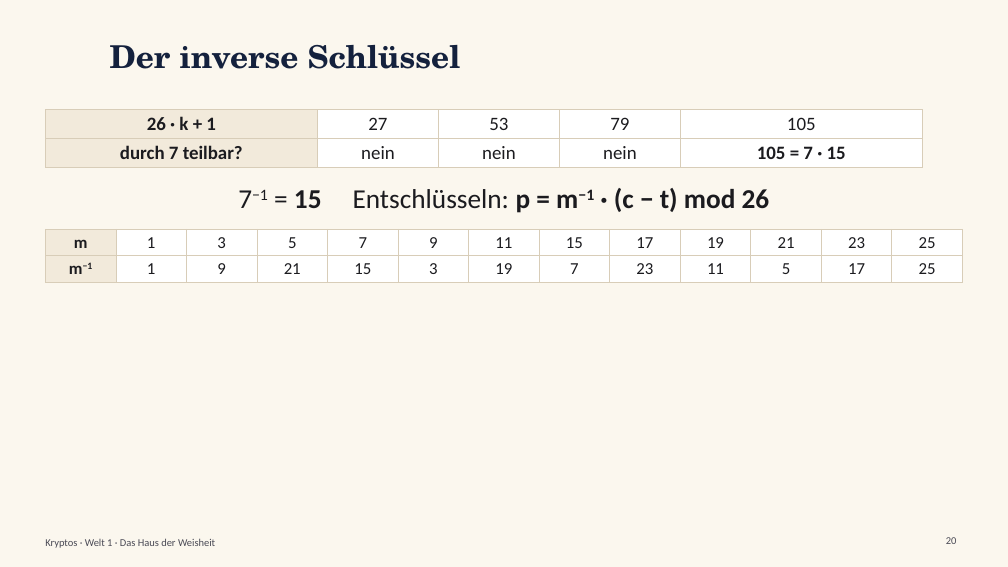
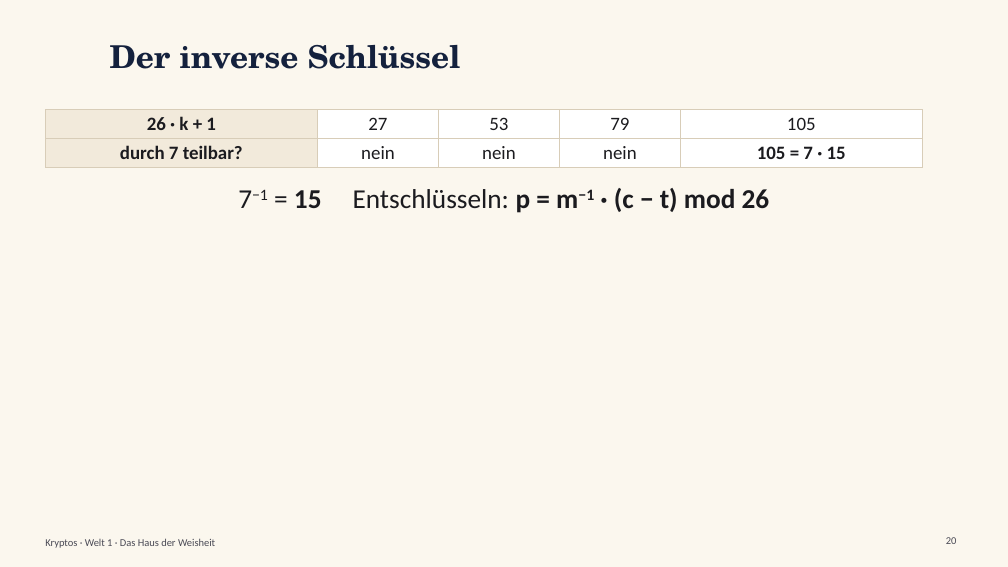
Before and after one commit to frankjuchim/kryptos, a slide deck: slide 20 of materialien/Welt1_Bagdad/1_Praesentation/KR_W1_Praesentation_Bagdad.pptx. Drawn at 1008x567 pixels with LibreOffice and Linux fonts; fonts in the diff are those of the drawing; background and template pictures are left out. Boxes give left, top, right and bottom in pixels: in the first picture for what was removed or moved away, otherwise in the second. Text is boxed around its words. In the diff, an @@ line names an element or a change of style, - is before the commit and + after.

```diff
--- a/materialien/Welt1_Bagdad/1_Praesentation/KR_W1_Praesentation_Bagdad.pptx
+++ b/materialien/Welt1_Bagdad/1_Praesentation/KR_W1_Praesentation_Bagdad.pptx
@@ table removed at <box>45,229,960,305</box>, 2 rows, 13 columns @@
-m | 1 | 3 | 5 | 7 | 9 | 11 | 15 | 17 | 19 | 21 | 23 | 25
-m−1 | 1 | 9 | 21 | 15 | 3 | 19 | 7 | 23 | 11 | 5 | 17 | 25
```
Also in this commit, not shown: 1 other slide changed, 53 other files.
